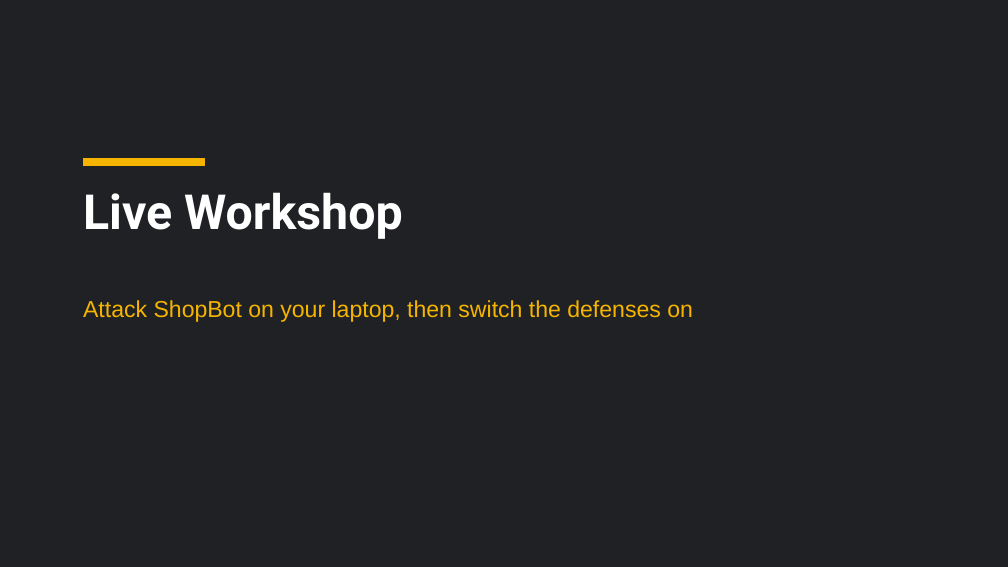
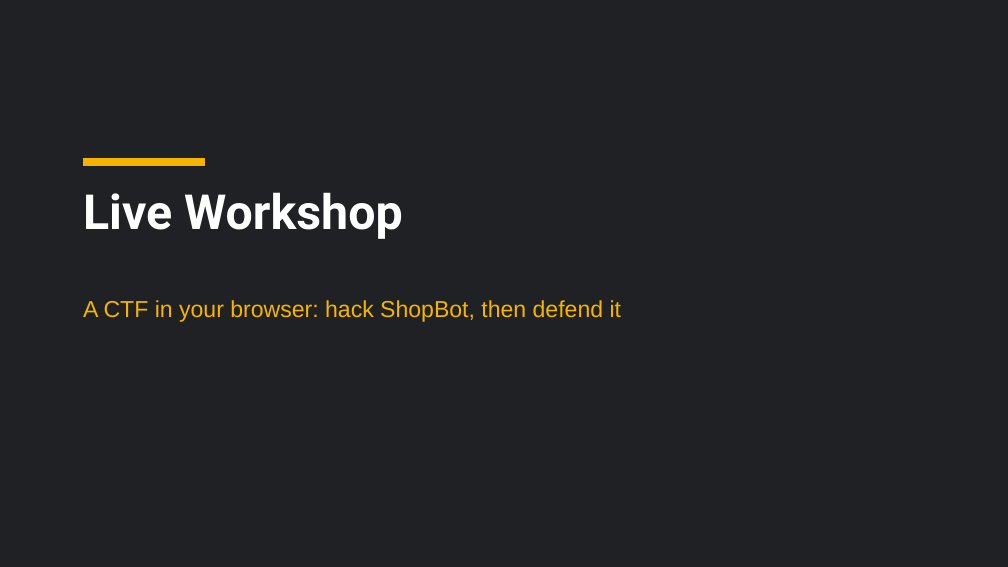
Before and after one commit to 1mr0-tech/GNIT-workshop, a slide deck: slide 24 of slides/hack-the-cloud.pptx. Drawn at 1008x567 pixels with LibreOffice and Linux fonts; fonts in the diff are those of the drawing. Boxes give left, top, right and bottom in pixels: in the first picture for what was removed or moved away, otherwise in the second. Text is boxed around its words. In the diff, an @@ line names an element or a change of style, - is before the commit and + after.

Commit message:
Turn the lab into a browser-based CTF
ShopBot now has a web interface: chat with an agent trace, eight challenges with
scoring and paid hints, defense toggles, a tool inspector and a scanner. Flags
depend on the defense configuration. Ports are configurable. Slides and README
updated to match.

```diff
--- a/slides/hack-the-cloud.pptx
+++ b/slides/hack-the-cloud.pptx
@@ text at (83, 300, 622, 322): text changed @@
-Attack ShopBot on your laptop, then switch the defenses on
+A CTF in your browser: hack ShopBot, then defend it
```
Also in this commit, not shown: 3 other slides changed, 4 slides added, 4 slides removed, 15 other files.
